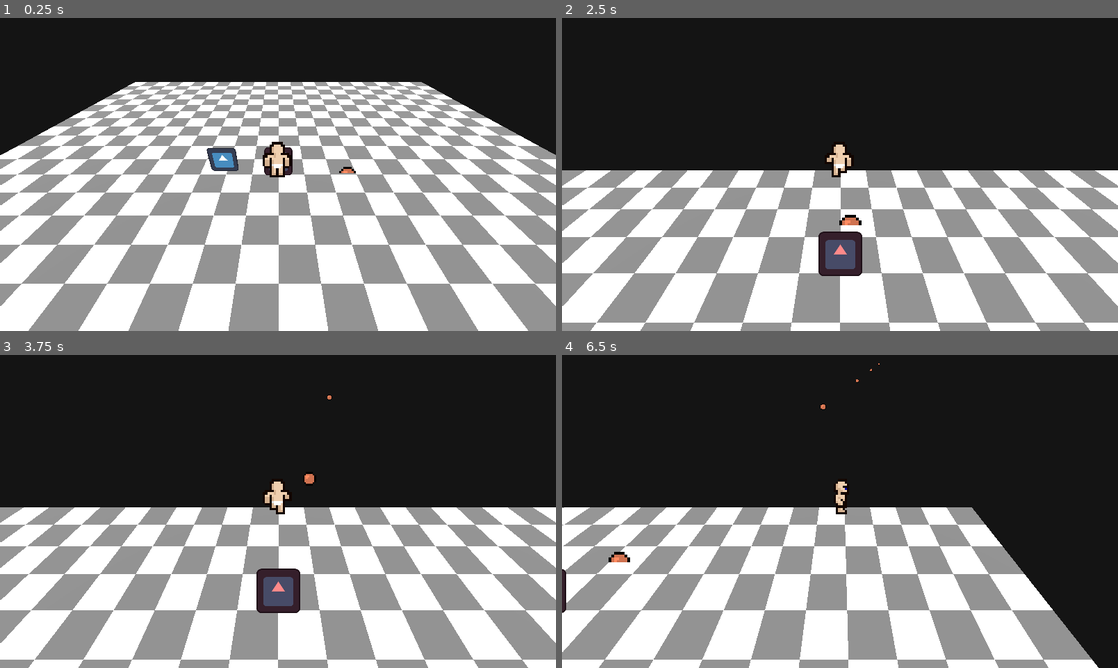
Above: before the commit, frames 1-4 (two rows, left to right).
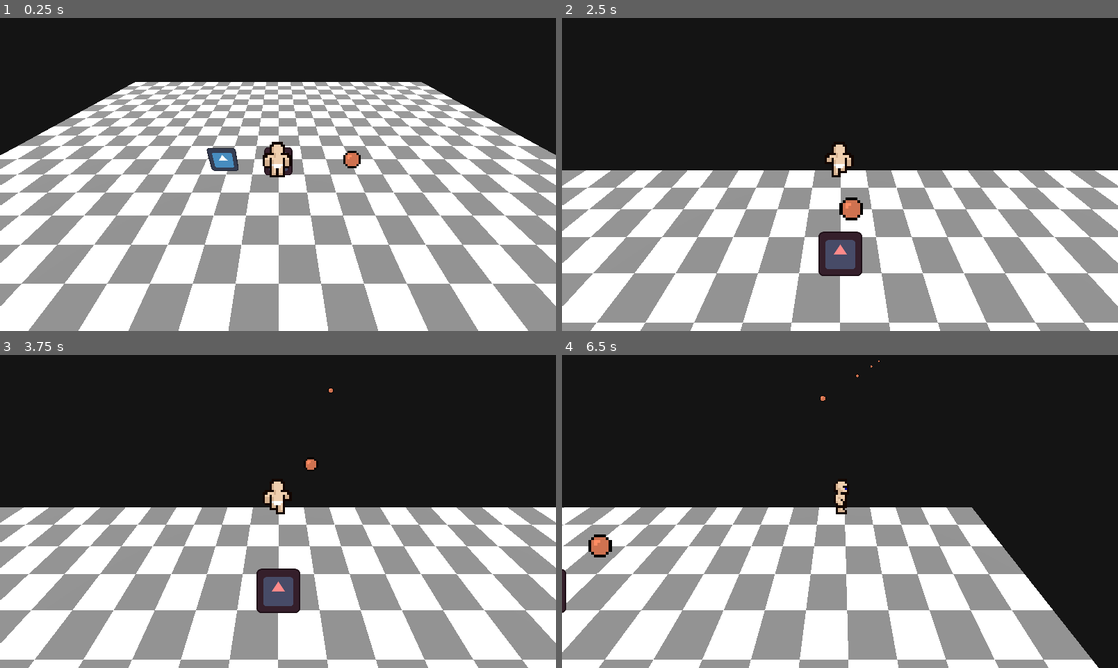
Above: after the commit, the same moments.

Repository: jacob-herrera/LD55
Game: Godot game, scene res://maps/game.tscn
Same seed, same stepped clock (60 frames per second), same inputs: the game is played once before the commit and once after it. The engine's default icon, where the game draws it, is replaced by a stand-in: a white triangle on a blue panel in a dark square.
Inputs:
- Up to frame 1 (0.25 s): no input
- Up to frame 2 (2.5 s): hold W (move_forward) from 0.53 s (still down); tap F (pickup) at 0.6, 1.35, 2.1 s; tap Space (jump) at 0.77, 1.52 s
- Up to frame 3 (3.75 s): keep holding W (move_forward); tap F (pickup) at 2.85, 3.6 s; tap Space (jump) at 3.02 s
- Up to frame 4 (6.5 s): tap Space (jump) at 3.77, 4.52, 6.02 s; tap F (pickup) at 4.35, 5.1, 5.85 s; release W (move_forward) at 5.78 s; hold D (move_right) from 5.78 s (still down)

The runs differ from the first frame. In frame 1, 0.2% of the frame differs, in the area x 61-65%, y 42-50%; in frame 2, 0.3%; in frame 3, 0.1%; in frame 4, 0.4%, in the area x 4-58%, y 1-67%.

Commit message:
centered shots

Diff:
--- a/maps/game.tscn
+++ b/maps/game.tscn
@@ -153,8 +153,9 @@
 transform = Transform3D(1, 0, 0, 0, 1, 0, 0, 0, 1, 0, 0.375, 0)
 shape = SubResource("BoxShape3D_eok7l")
 
-[node name="Summon" type="Node3D" parent="."]
+[node name="Summon" type="AnimatableBody3D" parent="."]
 transform = Transform3D(1, 0, 0, 0, 1, 0, 0, 0, 1, -1, 0.0389775, 0)
+collision_layer = 16
 script = ExtResource("4_w6onq")
 range = 2.0
 attack_rate = 1.0
@@ -181,3 +182,7 @@
 
 [node name="Carriable" type="Node" parent="Summon"]
 script = ExtResource("8_sjb6n")
+
+[node name="CollisionShape3D" type="CollisionShape3D" parent="Summon"]
+transform = Transform3D(1, 0, 0, 0, 1, 0, 0, 0, 1, 0, 0.375, 0)
+shape = SubResource("BoxShape3D_eok7l")
--- a/scripts/enemy.gd
+++ b/scripts/enemy.gd
@@ -1,7 +1,12 @@
 extends CharacterBody3D
 class_name Enemy
+
+@onready var col: CollisionShape3D = $CollisionShape3D
 
 const GROUP: String = "enemies"
 
 func _ready() -> void:
 	add_to_group(GROUP)
+
+func get_center() -> Vector3:
+	return col.global_position
--- a/scripts/projectile.gd
+++ b/scripts/projectile.gd
@@ -11,7 +11,7 @@
 @export var dir: Vector3
 @export var speed: float = 10.0
 
-const LIFETIME: float = 15.0
+const LIFETIME: float = 8.0
 var lifetime: float = LIFETIME
 
 
--- a/scripts/summon.gd
+++ b/scripts/summon.gd
@@ -1,7 +1,8 @@
-extends Node3D
+extends AnimatableBody3D
 class_name Summon
 
 @onready var projectile: PackedScene = preload("res://scenes/projectile.tscn")
+@onready var col: CollisionShape3D = $CollisionShape3D
 
 const GROUP: String = "summons"
 
@@ -21,6 +22,10 @@
 
 func _ready() -> void:
 	add_to_group(Summon.GROUP)
+	sync_to_physics = false
+
+func get_center() -> Vector3:
+	return col.global_position
 
 var attack_cooldown: float = 0.0
 
@@ -30,8 +35,8 @@
 	var enemy: Enemy = enemies[0] as Enemy
 	var proj: Projectile = projectile.instantiate() as Projectile
 	get_tree().current_scene.add_child(proj)
-	proj.global_position = global_position
-	proj.dir = global_position.direction_to(enemy.global_position)
+	proj.global_position = get_center()
+	proj.dir = get_center().direction_to(enemy.get_center())
 
 
 func _process(delta: float) -> void:
